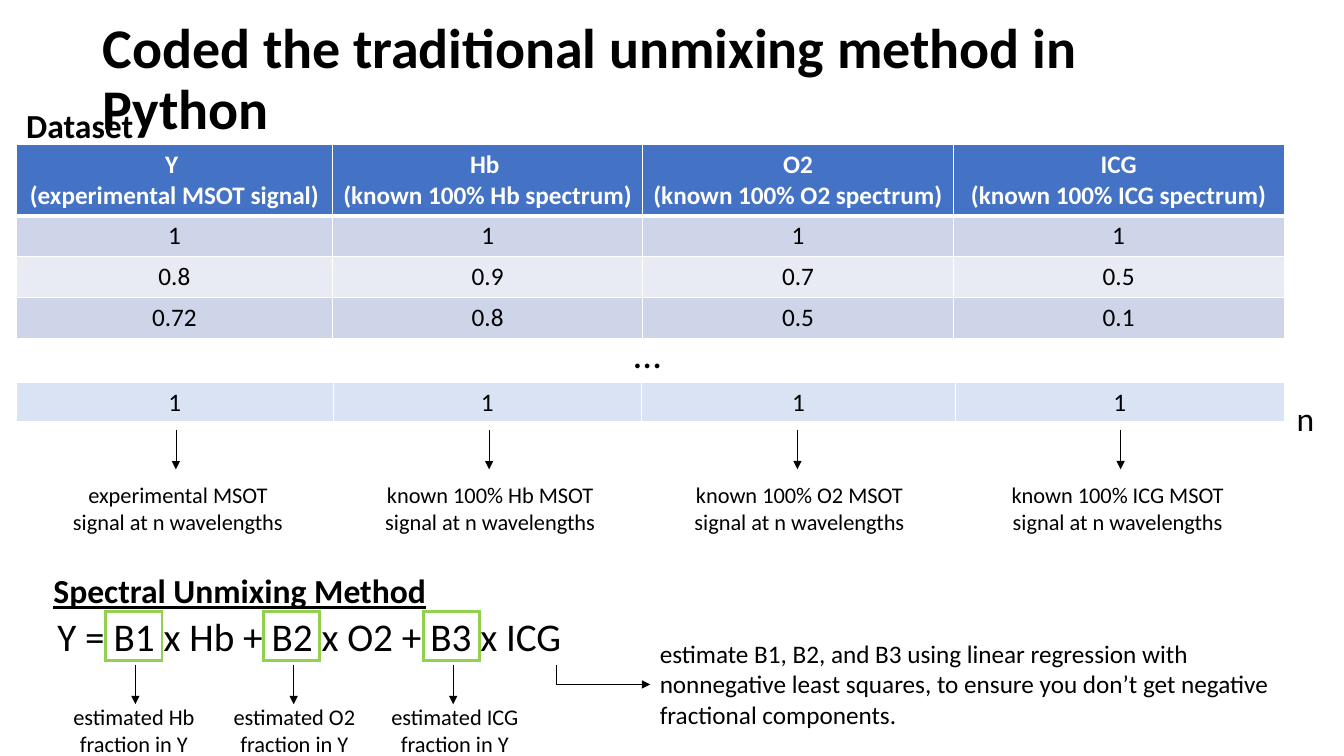
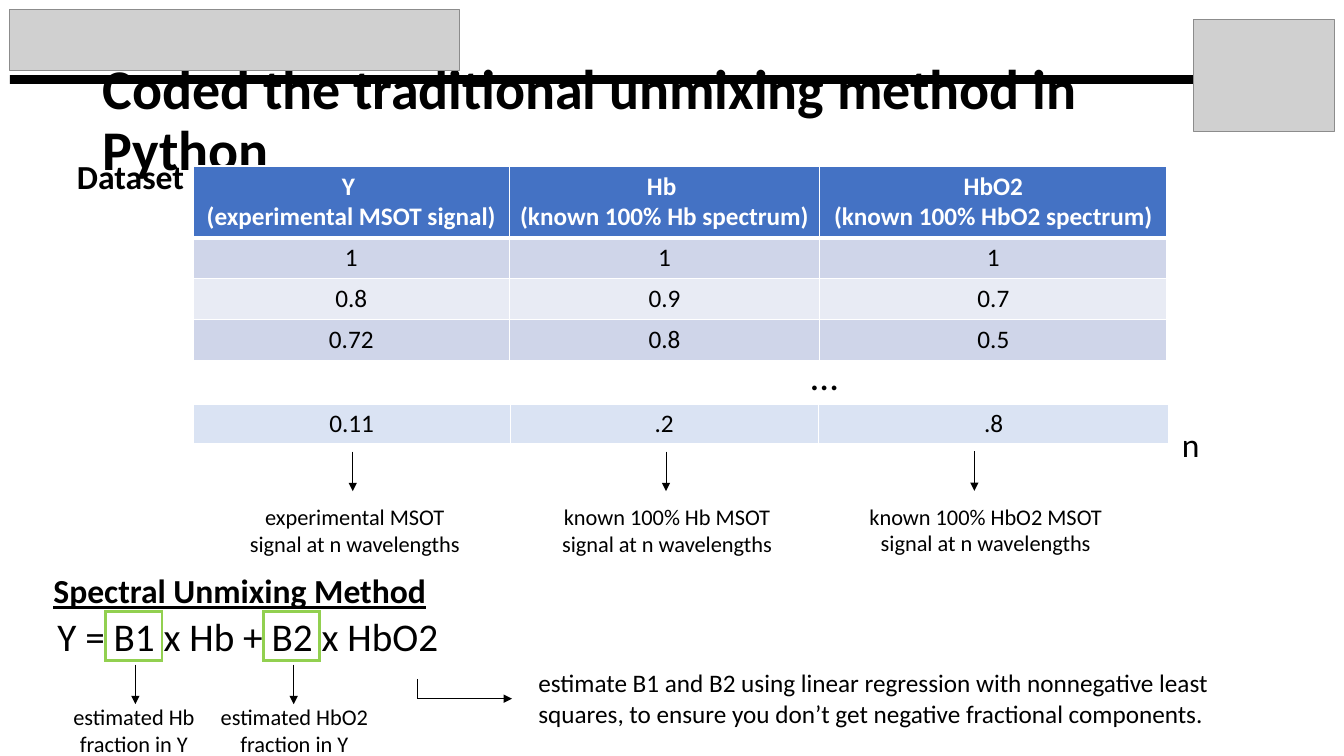
Before and after one commit to kylemjonesislanders/md-anderson, a slide deck: slide 7 of spectral-unmixing/ppt_presentations/midterm_project_report.pptx (slide 5 before the commit). Drawn at 1344x756 pixels with LibreOffice and Linux fonts; fonts in the diff are those of the drawing; grey boxes stand for pictures. Boxes give left, top, right and bottom in pixels: in the first picture for what was removed or moved away, otherwise in the second. Text is boxed around its words. In the diff, an @@ line names an element or a change of style, - is before the commit and + after.

```diff
--- a/spectral-unmixing/ppt_presentations/midterm_project_report.pptx
+++ b/spectral-unmixing/ppt_presentations/midterm_project_report.pptx
@@ picture added at box(10, 9, 460, 71) @@
@@ picture added at box(1194, 20, 1335, 131) @@
@@ rectangle added at box(10, 76, 1272, 85), fill #000000 @@
@@ title "Coded the traditional unmixing method ..." rewrapped from box(102, 28, 1076, 139) to box(102, 62, 1076, 183) @@
@@ text "Dataset" rewrapped from box(26, 110, 133, 146) to box(77, 162, 184, 190) @@
@@ table at box(194, 166, 1169, 360) @@
-column 3: O2 / (known 100% O2 spectrum) | 1 | 0.7 | 0.5
-column 4: ICG / (known 100% ICG spectrum) | 1 | 0.5 | 0.1
+column 3: HbO2 / (known 100% HbO2 spectrum) | 1 | 0.7 | 0.5
@@ table: place and size @@
-table at box(16, 144, 1285, 338)
+table at box(194, 166, 1169, 360)
@@ text "…": place and size @@
-text "…" at box(624, 325, 677, 382)
+text "…" at box(802, 347, 854, 404)
@@ table at box(194, 404, 1170, 445) @@
-column 1: 1
-column 2: 1
-column 3: 1
-column 4: 1
+column 1: 0.11
+column 2: .2
+column 3: .8
@@ table: place and size @@
-table at box(16, 382, 1285, 422)
+table at box(194, 404, 1170, 445)
@@ text "n": place and size @@
-text "n" at box(1297, 414, 1315, 431)
+text "n" at box(1182, 440, 1200, 457)
@@ arrow removed from (1121, 430) to (1121, 470) @@
@@ 3 arrows, 2 texts: place and size @@
-3 arrows, 2 texts at box(73, 430, 798, 534)
+3 arrows, 2 texts at box(250, 452, 975, 556)
@@ text at box(869, 509, 1101, 555): text changed @@
-known 100% O2 MSOT signal at n wavelengths
+known 100% HbO2 MSOT signal at n wavelengths
@@ text removed at box(1012, 487, 1223, 534) @@
-known 100% ICG MSOT signal at n wavelengths
@@ text at box(57, 623, 438, 661): text changed @@
-Y = B1 x Hb + B2 x O2 + B3 x ICG
+Y = B1 x Hb + B2 x HbO2
@@ rectangle removed at box(423, 611, 480, 660) @@
@@ line moved from (557, 664) - (557, 685) to (418, 680) - (418, 699) @@
@@ arrow removed from (454, 664) to (454, 705) @@
@@ text at box(538, 674, 1207, 728): text changed @@
-estimate B1, B2, and B3 using linear regression with nonnegative least squares, to ensure you don’t get negative fractional components.
+estimate B1 and B2 using linear regression with nonnegative least squares, to ensure you don’t get negative fractional components.
@@ text at box(221, 709, 368, 752): text changed @@
-estimated O2 fraction in Y
+estimated HbO2 fraction in Y
@@ text removed at box(391, 709, 518, 752) @@
-estimated ICG fraction in Y
@@ arrow moved from (557, 685) - (650, 685) to (418, 699) - (512, 699) @@
```
Also in this commit, not shown: 9 other slides changed, 3 slides added, 1 other file.
